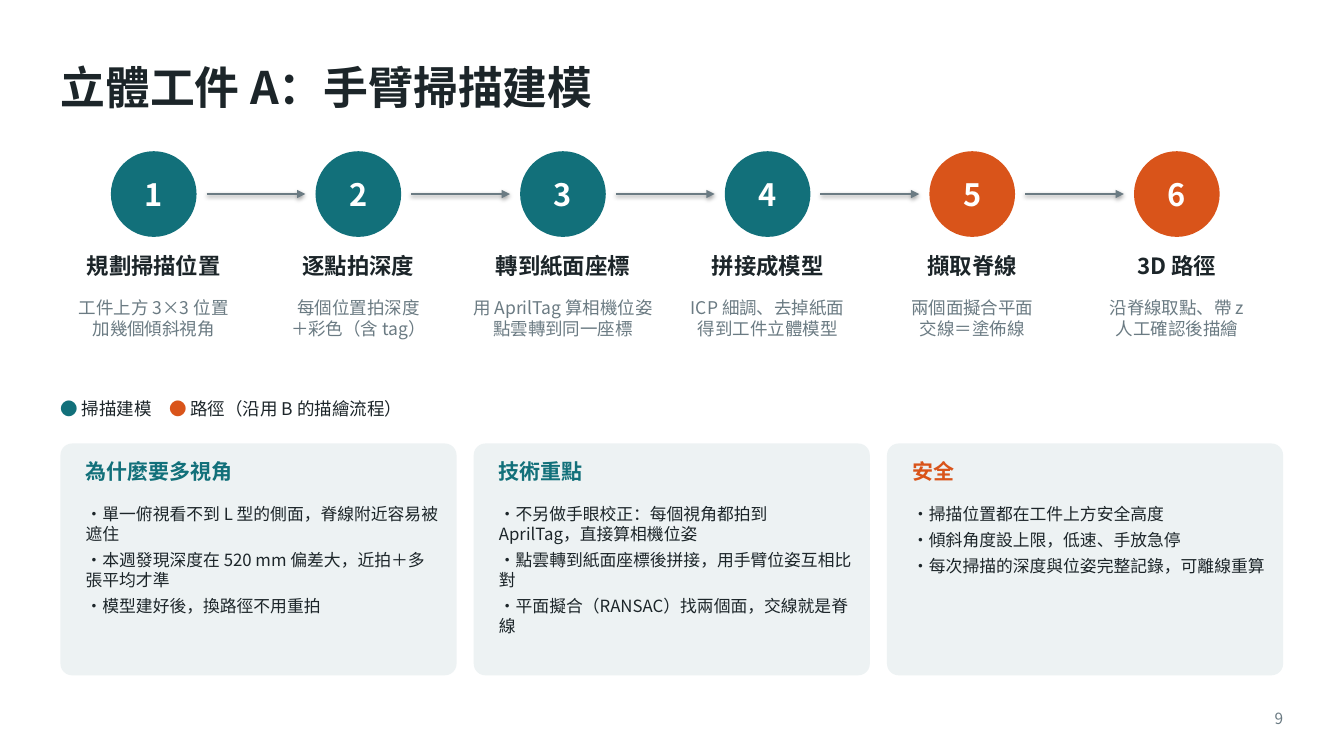
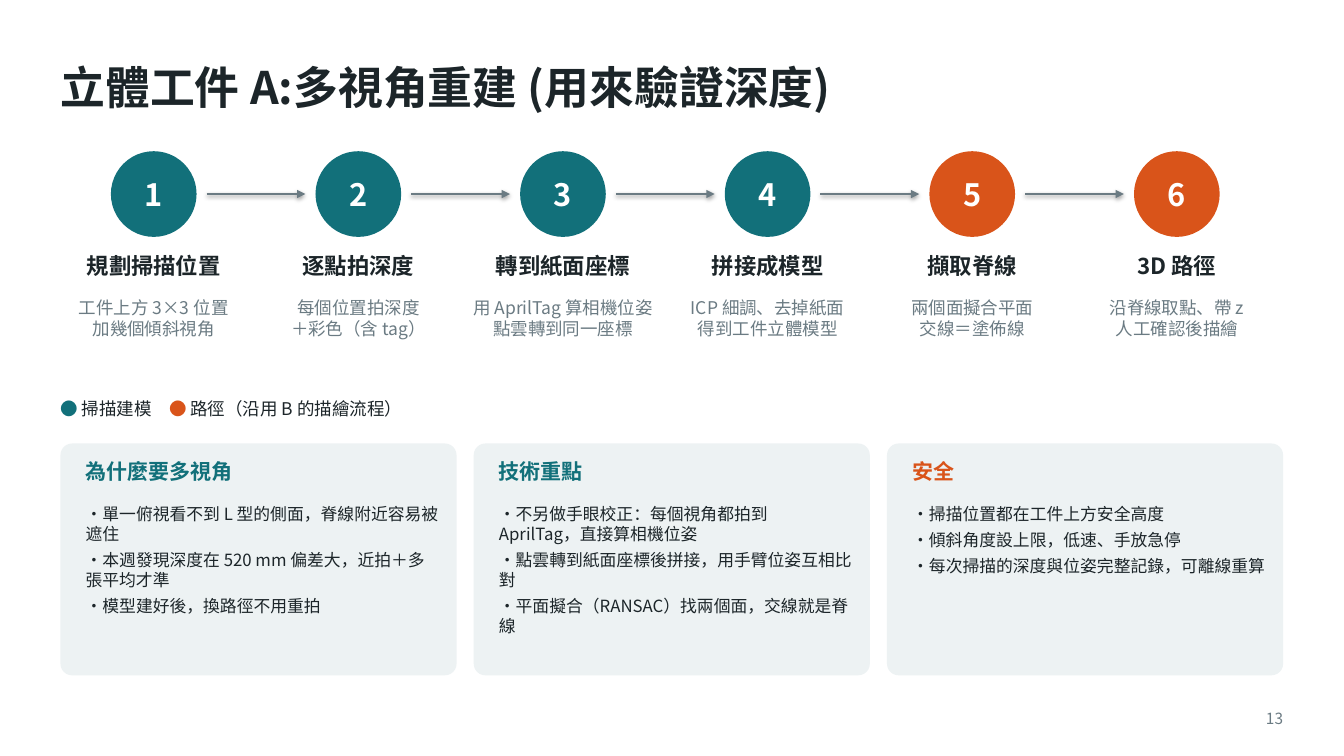
Before and after one commit to Rayyang800/PBL-path-planning, a slide deck: slide 13 of PBL專題規劃報告_三種工件版.pptx (slide 9 before the commit). Drawn at 1344x756 pixels with LibreOffice and Linux fonts; fonts in the diff are those of the drawing. Boxes give left, top, right and bottom in pixels: in the first picture for what was removed or moved away, otherwise in the second. Text is boxed around its words. In the diff, an @@ line names an element or a change of style, - is before the commit and + after.

```diff
--- a/PBL專題規劃報告_三種工件版.pptx
+++ b/PBL專題規劃報告_三種工件版.pptx
@@ title at (60,65,831,113): text changed @@
-立體工件 A：手臂掃描建模
+立體工件 A:多視角重建 (用來驗證深度)
@@ page number at (1266,712,1283,724): text changed @@
-9
+13
```
Also in this commit, not shown: 9 other slides changed, 12 slides added, 1 slide removed, 26 other files.
